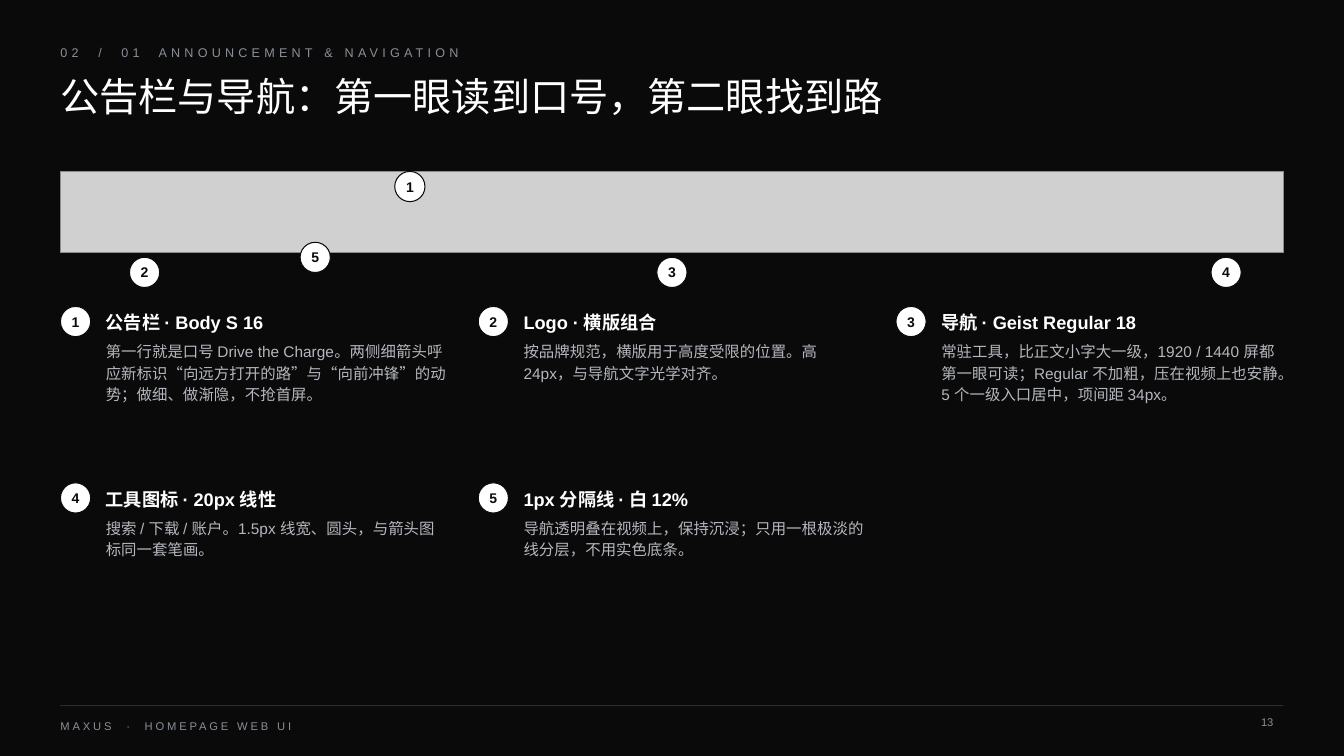
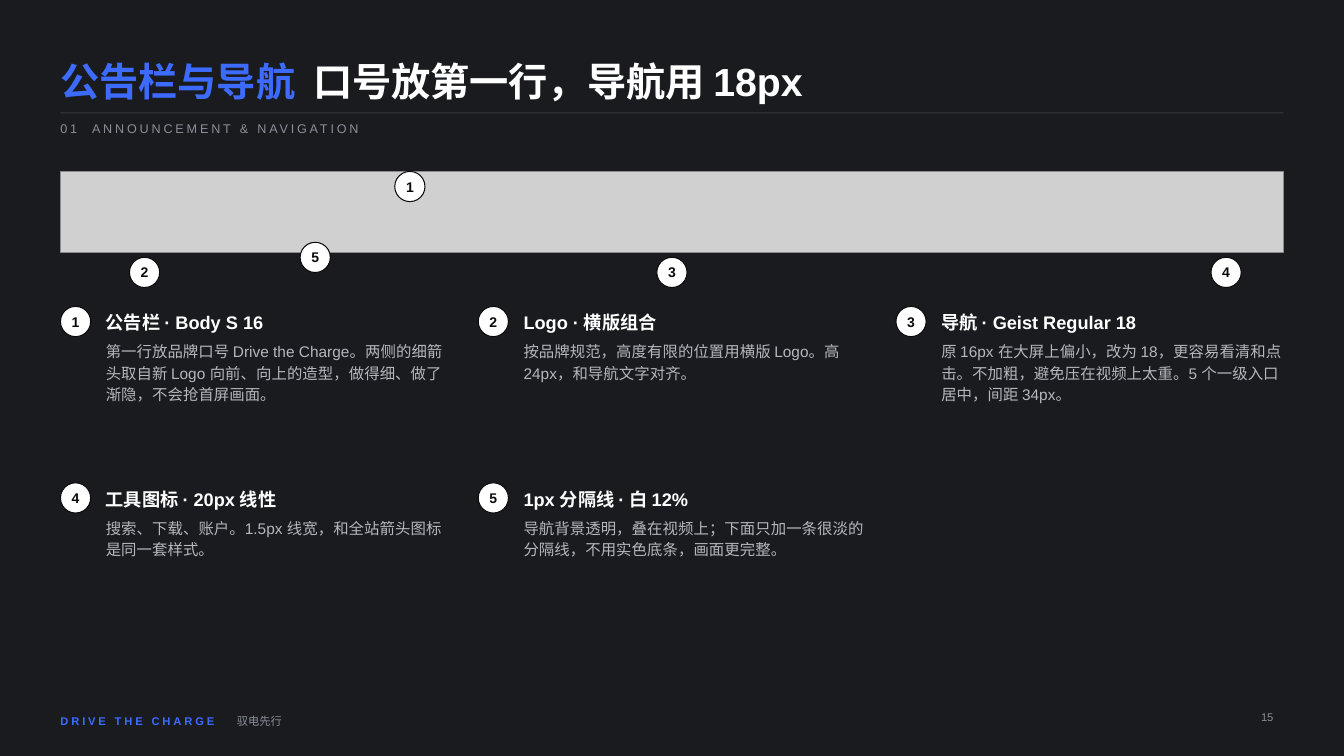
Before and after one commit to deko009/Claude, a slide deck: slide 15 of deck/MAXUS_首页WebUI_设计解说.pptx (slide 13 before the commit). Drawn at 1344x756 pixels with LibreOffice and Linux fonts; fonts in the diff are those of the drawing; grey boxes stand for pictures. Boxes give left, top, right and bottom in pixels: in the first picture for what was removed or moved away, otherwise in the second. Text is boxed around its words. In the diff, an @@ line names an element or a change of style, - is before the commit and + after.

```diff
--- a/deck/MAXUS_首页WebUI_设计解说.pptx
+++ b/deck/MAXUS_首页WebUI_设计解说.pptx
@@ background #0A0A0B to #1A1B1F @@
@@ text "公告栏与导航 口号放第一行，导航用 18px" at (x1=60, y1=62, x2=802, y2=104): vertical alignment top to bottom @@
@@ text at (x1=60, y1=62, x2=802, y2=104): text changed; bold on @@
-公告栏与导航：第一眼读到口号，第二眼找到路
+公告栏与导航 口号放第一行，导航用 18px
@@ line added from (60, 113) to (1284, 113), #3A3B41 0.75 pt @@
@@ text at (x1=60, y1=124, x2=77, y2=133): text changed @@
-02 / 01 ANNOUNCEMENT & NAVIGATION
+01 ANNOUNCEMENT & NAVIGATION
@@ text at (x1=106, y1=344, x2=442, y2=402): text changed @@
-第一行就是口号 Drive the Charge。两侧细箭头呼应新标识“向远方打开的路”与“向前冲锋”的动势；做细、做渐隐，不抢首屏。
+第一行放品牌口号 Drive the Charge。两侧的细箭头取自新 Logo 向前、向上的造型，做得细、做了渐隐，不会抢首屏画面。
@@ text at (x1=524, y1=344, x2=839, y2=382): text changed @@
-按品牌规范，横版用于高度受限的位置。高 24px，与导航文字光学对齐。
+按品牌规范，高度有限的位置用横版 Logo。高 24px，和导航文字对齐。
@@ text at (x1=941, y1=344, x2=1282, y2=403): text changed @@
-常驻工具，比正文小字大一级，1920 / 1440 屏都第一眼可读；Regular 不加粗，压在视频上也安静。5 个一级入口居中，项间距 34px。
+原 16px 在大屏上偏小，改为 18，更容易看清和点击。不加粗，避免压在视频上太重。5 个一级入口居中，间距 34px。
@@ text at (x1=106, y1=521, x2=441, y2=556): text changed @@
-搜索 / 下载 / 账户。1.5px 线宽、圆头，与箭头图标同一套笔画。
+搜索、下载、账户。1.5px 线宽，和全站箭头图标是同一套样式。
@@ text at (x1=524, y1=521, x2=864, y2=557): text changed @@
-导航透明叠在视频上，保持沉浸；只用一根极淡的线分层，不用实色底条。
+导航背景透明，叠在视频上；下面只加一条很淡的分隔线，不用实色底条，画面更完整。
@@ line removed from (60, 706) to (1284, 706) @@
@@ text added at (x1=60, y1=717, x2=215, y2=725), 8 pt, text #3D6BFF, bold @@
+DRIVE THE CHARGE
@@ text added at (x1=237, y1=716, x2=282, y2=726), 8 pt, text #8A8F98 @@
+驭电先行
@@ page number removed at (x1=1261, y1=718, x2=1273, y2=726) @@
-13
@@ page number added at (x1=1261, y1=713, x2=1273, y2=721), 8 pt, text #8A8F98 @@
+15
@@ text removed at (x1=60, y1=722, x2=111, y2=730) @@
-MAXUS · HOMEPAGE WEB UI
```
Also in this commit, not shown: 24 other slides changed, 4 slides added, 2 slides removed, 3 other files.
